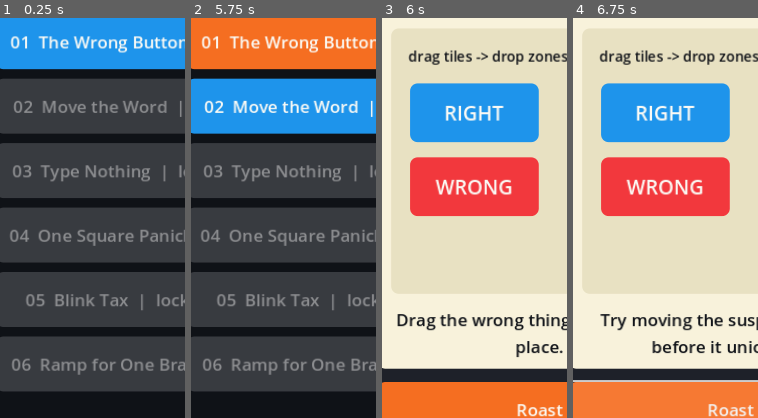
Above: before the commit, frames 1-4 (left to right).
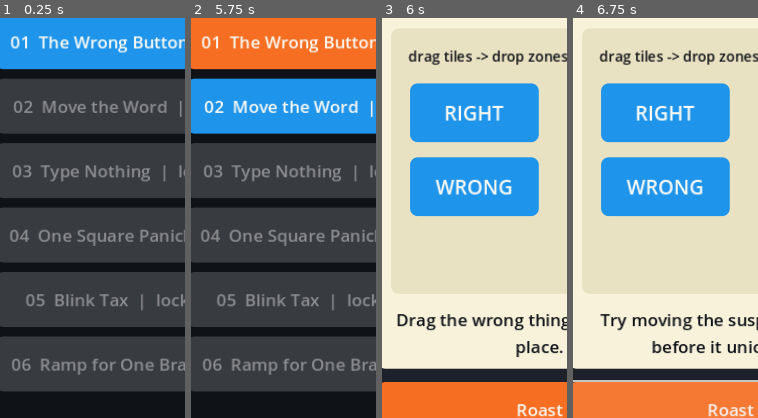
Above: after the commit, the same moments.

Repository: scwlkr/UQIQ
Game: Godot game, scene res://scenes/Main.tscn
Same seed, same stepped clock (60 frames per second), same inputs: the game is played once before the commit and once after it.
Inputs:
- Up to frame 1 (0.25 s): no input
- Up to frame 2 (5.75 s): click "01 The Wrong Button | playable" at 0.5 s; click "<" at 1.25 s; click "DUR" at 2 s; click "01 The Wrong Button | DUR'D -…" at 2.75 s; click "<" at 3.5 s; click "01 The Wrong Button | DUR'D -…" at 4.25 s; click "<" at 5 s
- Up to frame 3 (6 s): click "02 Move the Word | playable" at 5.75 s
- Up to frame 4 (6.75 s): click "Roast" at 6.5 s
The pictures show only the part of the screen within x 6-56%, y 50-100%; the shares and areas given below are measured in that part.

Frames 1-2 are identical in both runs. In frame 3, 9.9% of the frame differs, in the area x 15-85%, y 34-50%; in frame 4, 9.9%.

Commit message:
Fix pack one target pre-reveals

Diff:
--- a/scripts/main.gd
+++ b/scripts/main.gd
@@ -1812,9 +1812,7 @@
 
 func _target_color(target: Dictionary) -> Color:
 	var role := str(target.get("role", "neutral"))
-	if role == "correct":
-		return COLOR_RED
-	if role == "decoy":
+	if role == "correct" or role == "decoy":
 		return COLOR_BLUE
 	return COLOR_PANEL_ALT
 
--- /dev/null
+++ b/scripts/verify_issue_54_neutral_targets.gd
@@ -0,0 +1,246 @@
+extends SceneTree
+
+const LevelLoaderScript := preload("res://scripts/level_loader.gd")
+const LocalProfileScript := preload("res://scripts/local_profile.gd")
+const MainScene := preload("res://scenes/Main.tscn")
+const TEST_SAVE_PATH := "user://issue_54_neutral_targets_profile.json"
+const COLOR_RED := Color(0.95, 0.22, 0.24)
+
+var _loader := LevelLoaderScript.new()
+var _pack_set := {}
+var _main: Control
+var _profile: RefCounted
+var _failed := false
+
+
+func _initialize() -> void:
+	_remove_test_save()
+	_pack_set = _loader.load_default_packs()
+	_require(not _pack_set.is_empty(), _loader.last_error)
+	if _failed:
+		return
+
+	_boot_main_scene()
+	if _failed:
+		return
+
+	_verify_pattern_grid_neutral_then_feedback()
+	if _failed:
+		return
+
+	for level_number in [7, 8, 10]:
+		_verify_tap_targets_neutral_then_feedback(level_number)
+		if _failed:
+			return
+
+	print("Issue #54 neutral target verification passed: Level 04 grid and Levels 07/08/10 tap targets start role-neutral while wrong/correct input feedback still works.")
+	_cleanup()
+	quit(0)
+
+
+func _boot_main_scene() -> void:
+	_main = MainScene.instantiate() as Control
+	_require(_main != null, "Main scene could not be instantiated.")
+	_profile = LocalProfileScript.new(TEST_SAVE_PATH)
+	_main.set("_profile", _profile)
+	root.add_child(_main)
+	_main.call("_setup_feedback")
+	_require(_profile.last_error.is_empty(), _profile.last_error)
+
+
+func _verify_pattern_grid_neutral_then_feedback() -> void:
+	var level := _level_by_number(4)
+	var level_id := str(level.get("id", ""))
+	_main.call("_show_play_screen", level)
+
+	var cell_ids := ["r1c1", "r1c2", "r1c3", "r2c1", "r2c2", "r2c3", "r3c1", "r3c2", "r3c3"]
+	_require(_buttons_share_normal_color(cell_ids.map(func(cell_id): return "pattern_mark_cell_%s" % cell_id)), "Level 04 grid cells should start with one neutral color.")
+	_require(not _button_is_color(_node_named(_main, "pattern_mark_cell_r2c2") as Button, COLOR_RED), "Level 04 correct cell should not start red.")
+
+	_press_pattern_cells(["r1c1", "r1c2", "r1c3"])
+	_require(not _profile.is_level_completed(level_id), "Wrong Level 04 row should not complete.")
+	_require(str(_main.get("_judge_state")) == "fail", "Wrong Level 04 row should still show fail feedback.")
+
+	_main.call("_show_play_screen", level)
+	_press_pattern_cells(["r2c1", "r2c2", "r2c3"])
+	_require(_profile.is_level_completed(level_id), "Correct Level 04 row should still complete.")
+	_require(_screen_has_label_text("Score Roastcard"), "Correct Level 04 row should route to Score Roastcard.")
+
+
+func _verify_tap_targets_neutral_then_feedback(level_number: int) -> void:
+	var level := _level_by_number(level_number)
+	var level_id := str(level.get("id", ""))
+	var rules := _dictionary_from(level.get("rules", {}))
+	var targets := _array_from(rules.get("tap_targets", []))
+	var solution := _dictionary_from(level.get("solution", {}))
+	var correct_id := str(solution.get("target_id", ""))
+	var labels: Array[String] = []
+	var wrong_target := {}
+	var correct_label := ""
+
+	_main.call("_show_play_screen", level)
+	for target in targets:
+		if typeof(target) != TYPE_DICTIONARY:
+			continue
+		var label := str(target.get("label", ""))
+		labels.append(label)
+		if str(target.get("id", "")) == correct_id:
+			correct_label = label
+		elif wrong_target.is_empty():
+			wrong_target = target
+
+	_require(labels.size() >= 2, "Level %02d should expose at least two tap targets." % level_number)
+	_require(_tap_buttons_share_normal_color(labels), "Level %02d tap targets should start with one neutral color." % level_number)
+	_require(not _button_is_color(_button_with_text(_main, correct_label), COLOR_RED), "Level %02d correct tap target should not start red." % level_number)
+
+	_press_button_with_text(str(wrong_target.get("label", "")))
+	_require(not _profile.is_level_completed(level_id), "Wrong Level %02d target should not complete." % level_number)
+	_require(str(_main.get("_judge_state")) == "fail", "Wrong Level %02d tap should still show fail feedback." % level_number)
+
+	_main.call("_show_play_screen", level)
+	_press_button_with_text(correct_label)
+	_require(_profile.is_level_completed(level_id), "Correct Level %02d target should still complete." % level_number)
+	_require(_screen_has_label_text("Score Roastcard"), "Correct Level %02d tap should route to Score Roastcard." % level_number)
+
+
+func _press_pattern_cells(cell_ids: Array[String]) -> void:
+	for cell_id in cell_ids:
+		var button := _node_named(_main, "pattern_mark_cell_%s" % cell_id) as Button
+		_require(button != null, "Expected Pattern Grid cell %s." % cell_id)
+		if _failed:
+			return
+		button.pressed.emit()
+
+
+func _press_button_with_text(text: String) -> void:
+	var button := _button_with_text(_main, text)
+	_require(button != null, "Expected button with text: %s" % text)
+	if button == null:
+		return
+	button.pressed.emit()
+
+
+func _buttons_share_normal_color(node_names: Array) -> bool:
+	var reference := Color.TRANSPARENT
+	var has_reference := false
+	for node_name in node_names:
+		var button := _node_named(_main, str(node_name)) as Button
+		if button == null:
+			return false
+		var color := _button_normal_color(button)
+		if not has_reference:
+			reference = color
+			has_reference = true
+		elif not _same_color(reference, color):
+			return false
+	return has_reference
+
+
+func _tap_buttons_share_normal_color(labels: Array[String]) -> bool:
+	var reference := Color.TRANSPARENT
+	var has_reference := false
+	for label in labels:
+		var button := _button_with_text(_main, label)
+		if button == null:
+			return false
+		var color := _button_normal_color(button)
+		if not has_reference:
+			reference = color
+			has_reference = true
+		elif not _same_color(reference, color):
+			return false
+	return has_reference
+
+
+func _button_is_color(button: Button, color: Color) -> bool:
+	if button == null:
+		return false
+	return _same_color(_button_normal_color(button), color)
+
+
+func _button_normal_color(button: Button) -> Color:
+	var stylebox := button.get_theme_stylebox("normal") as StyleBoxFlat
+	if stylebox == null:
+		return Color.TRANSPARENT
+	return stylebox.bg_color
+
+
+func _same_color(left: Color, right: Color) -> bool:
+	return absf(left.r - right.r) < 0.001 \
+		and absf(left.g - right.g) < 0.001 \
+		and absf(left.b - right.b) < 0.001 \
+		and absf(left.a - right.a) < 0.001
+
+
+func _level_by_number(level_number: int) -> Dictionary:
+	var level := _loader.find_level_by_number(_pack_set, level_number)
+	_require(not level.is_empty(), "Level %d should exist in default packs." % level_number)
+	return level
+
+
+func _button_with_text(node: Node, text: String) -> Button:
+	if node is Button and str(node.text) == text:
+		return node as Button
+	for child in node.get_children():
+		var match := _button_with_text(child, text)
+		if match != null:
+			return match
+	return null
+
+
+func _node_named(node: Node, node_name: String) -> Node:
+	if node.name == node_name:
+		return node
+	for child in node.get_children():
+		var match := _node_named(child, node_name)
+		if match != null:
+			return match
+	return null
+
+
+func _screen_has_label_text(text: String) -> bool:
+	if text.is_empty():
+		return true
+	return _node_has_label_text(_main, text)
+
+
+func _node_has_label_text(node: Node, text: String) -> bool:
+	if node is Label and str(node.text).contains(text):
+		return true
+	for child in node.get_children():
+		if _node_has_label_text(child, text):
+			return true
+	return false
+
+
+func _dictionary_from(value: Variant) -> Dictionary:
+	if typeof(value) == TYPE_DICTIONARY:
+		return value
+	return {}
+
+
+func _array_from(value: Variant) -> Array:
+	if typeof(value) == TYPE_ARRAY:
+		return value
+	return []
+
+
+func _require(condition: bool, message: String) -> void:
+	if condition:
+		return
+
+	push_error(message)
+	_failed = true
+	_cleanup()
+	quit(1)
+
+
+func _cleanup() -> void:
+	if _main != null:
+		_main.queue_free()
+	_remove_test_save()
+
+
+func _remove_test_save() -> void:
+	if FileAccess.file_exists(TEST_SAVE_PATH):
+		DirAccess.remove_absolute(ProjectSettings.globalize_path(TEST_SAVE_PATH))
Not shown, added: scripts/verify_issue_54_neutral_targets.gd.uid
Not shown, changed: README.md
